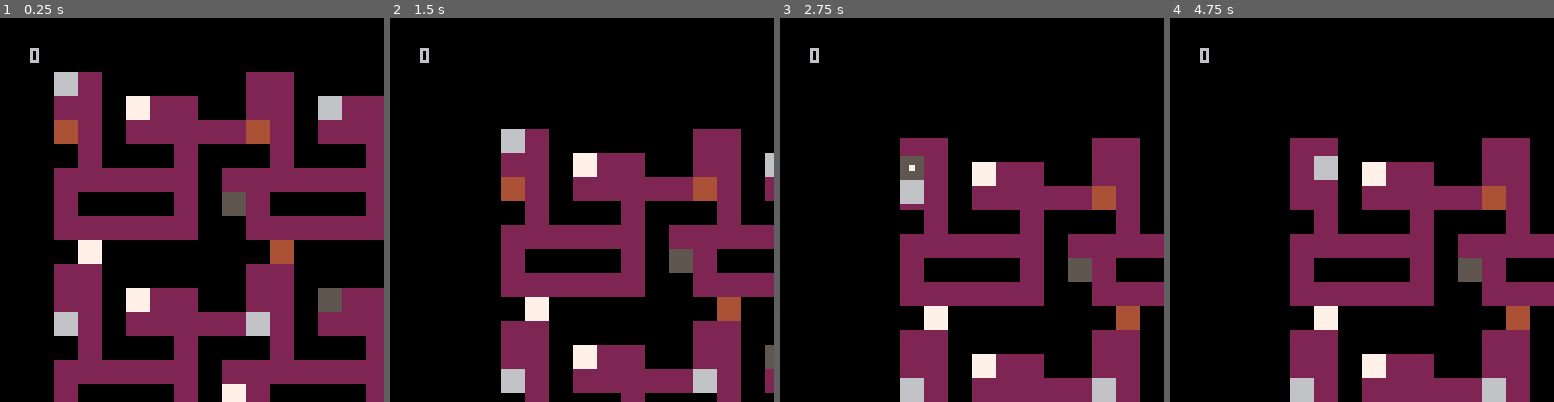
Above: before the commit, frames 1-4 (left to right).
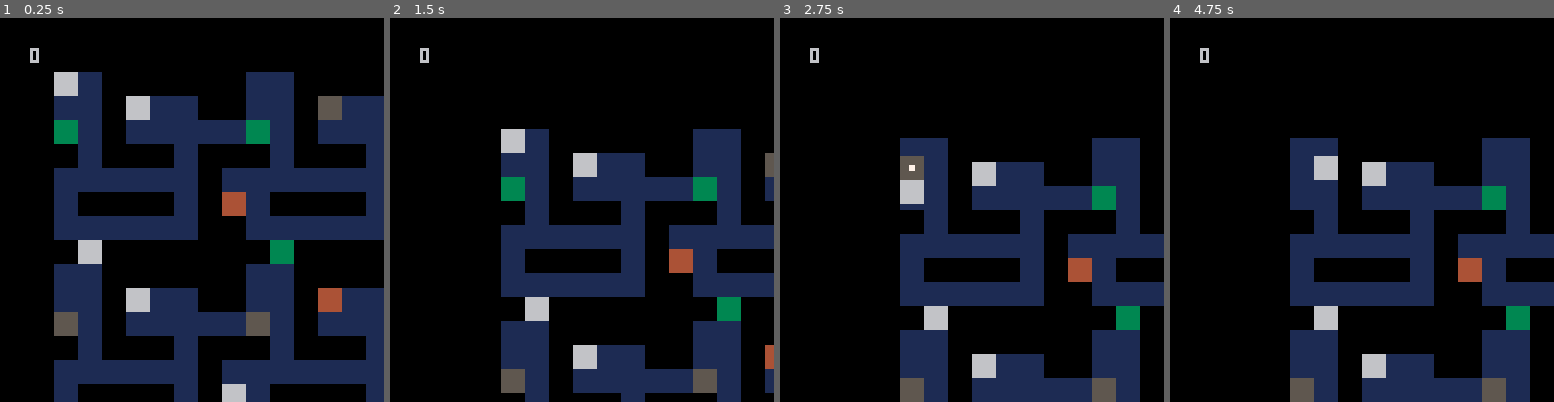
Above: after the commit, the same moments.

Repository: t-mw/superstar
Game: PICO-8 cartridge ld43.p8
The game is run twice, just before and just after one commit, with the same random seed, the same clock (stepped at 60 frames per second) and the same inputs.
Inputs:
- Up to frame 1 (0.25 s): no input
- Up to frame 2 (1.5 s): tap O (Z key) at 0.33, 0.7, 1.43 s; tap X (X key) at 1.07 s
- Up to frame 3 (2.75 s): hold Left 1.97-2.37 s; tap X (X key) at 2.07, 2.4, 2.73 s; tap O (Z key) at 2.22 s; hold Down from 2.42 s (still down)
- Up to frame 4 (4.75 s): release Down at 2.82 s; hold Right 2.87-3.53 s; tap X (X key) every 0.33 s from 3.07 to 4.73 s; tap O (Z key) at 3.1, 3.98 s; hold Up 3.58-4.08 s; hold Right 4.13-4.53 s; hold Down from 4.58 s (still down)

The runs differ from the first frame. In frame 1, 41% of the frame differs, in the area x 14-100%, y 14-100%; in frame 2, 27%; in frame 3, 26%; in frame 4, 26%.

Commit message:
Update sprites

Diff:
--- a/ld43.p8
+++ b/ld43.p8
@@ -26,13 +26,12 @@
 
 local tile_types = {
    empty = 0,
-   wall = 1,
-   floor = 2,
-   placeholder = 3,
-   source_1 = 4,
-   source_2 = 5,
-   source_3 = 6,
-   destination = 7
+   floor = 1,
+   placeholder = 2,
+   source_1 = 3,
+   source_2 = 4,
+   source_3 = 5,
+   destination = 6
 }
 
 function is_empty_tile_type(tile_type)
@@ -125,11 +124,11 @@
 function get_tail_sprite(tail_item, player_position)
    local value = get_tail_value(tail_item, player_position)
    if value < 10 then
+      return 6
+   elseif value < 20 then
       return 5
-   elseif value < 20 then
+   else
       return 4
-   else
-      return 3
    end
 end
 
@@ -375,28 +374,28 @@
 end
 
 __gfx__
-00000000666666661111111155555555555555555555555500000000000000000000000000000000000000000000000000000000000000000000000000000000
-00000000666666661111111159999995555555555555555500000000000000000000000000000000000000000000000000000000000000000000000000000000
-0070070066666666111111115999999555aaaa555555555500000000000000000000000000000000000000000000000000000000000000000000000000000000
-0007700066666666111111115999999555aaaa555557755500000000000000000000000000000000000000000000000000000000000000000000000000000000
-0007700066666666111111115999999555aaaa555557755500000000000000000000000000000000000000000000000000000000000000000000000000000000
-0070070066666666555555555999999555aaaa555555555500000000000000000000000000000000000000000000000000000000000000000000000000000000
-00000000666666665555555559999995555555555555555500000000000000000000000000000000000000000000000000000000000000000000000000000000
-00000000666666665555555555555555555555555555555500000000000000000000000000000000000000000000000000000000000000000000000000000000
+0000000066666666bbbbbbbb11111111555555555555555555555555000000000000000000000000000000000000000000000000000000000000000000000000
+0000000066666666bbbbbbbb11111111599999955555555555555555000000000000000000000000000000000000000000000000000000000000000000000000
+0070070066666666bbbbbbbb111111115999999555aaaa5555555555000000000000000000000000000000000000000000000000000000000000000000000000
+0007700066666666bbbbbbbb111111115999999555aaaa5555577555000000000000000000000000000000000000000000000000000000000000000000000000
+0007700066666666bbbbbbbb111111115999999555aaaa5555577555000000000000000000000000000000000000000000000000000000000000000000000000
+0070070066666666bbbbbbbb555555555999999555aaaa5555555555000000000000000000000000000000000000000000000000000000000000000000000000
+0000000066666666bbbbbbbb55555555599999955555555555555555000000000000000000000000000000000000000000000000000000000000000000000000
+0000000066666666bbbbbbbb55555555555555555555555555555555000000000000000000000000000000000000000000000000000000000000000000000000
 __map__
-0202000000000000000000000000000000000000000000000000000000000000000000000000000000000000000000000000000000000000000000000000000000000000000000000000000000000000000000000000000000000000000000000000000000000000000000000000000000000000000000000000000000000000
-0202000302020000020202020202020000000000000000000000000000000000000000000000000000000000000000000000000000000000000000000000000000000000000000000000000000000000000000000000000000000000000000000000000000000000000000000000000000000000000000000000000000000000
-0302000202020202020003020300020000000000000000000000000000000000000000000000000000000000000000000000000000000000000000000000000000000000000000000000000000000000000000000000000000000000000000000000000000000000000000000000000000000000000000000000000000000000
-0002000000020000000000000000020000000000000000000000000000000000000000000000000000000000000000000000000000000000000000000000000000000000000000000000000000000000000000000000000000000000000000000000000000000000000000000000000000000000000000000000000000000000
-0202020202020002020002020202020000000000000000000000000000000000000000000000000000000000000000000000000000000000000000000000000000000000000000000000000000000000000000000000000000000000000000000000000000000000000000000000000000000000000000000000000000000000
-0200000000020003020202030002000000000000000000000000000000000000000000000000000000000000000000000000000000000000000000000000000000000000000000000000000000000000000000000000000000000000000000000000000000000000000000000000000000000000000000000000000000000000
-0202020202020000000200000002020200000000000000000000000000000000000000000000000000000000000000000000000000000000000000000000000000000000000000000000000000000000000000000000000000000000000000000000000000000000000000000000000000000000000000000000000000000000
-0003000000000000000202020202000200000000000000000000000000000000000000000000000000000000000000000000000000000000000000000000000000000000000000000000000000000000000000000000000000000000000000000000000000000000000000000000000000000000000000000000000000000000
-0000000000000200000000000000000000000000000000000000000000000000000000000000000000000000000000000000000000000000000000000000000000000000000000000000000000000000000000000000000000000000000000000000000000000000000000000000000000000000000000000000000000000000
-0002020202020200000000000000000000000000000000000000000000000000000000000000000000000000000000000000000000000000000000000000000000000000000000000000000000000000000000000000000000000000000000000000000000000000000000000000000000000000000000000000000000000000
-0002000000000000000000000000000000000000000000000000000000000000000000000000000000000000000000000000000000000000000000000000000000000000000000000000000000000000000000000000000000000000000000000000000000000000000000000000000000000000000000000000000000000000
-0002020202020200000000000000000000000000000000000000000000000000000000000000000000000000000000000000000000000000000000000000000000000000000000000000000000000000000000000000000000000000000000000000000000000000000000000000000000000000000000000000000000000000
-0000000000000203000000000000000000000000000000000000000000000000000000000000000000000000000000000000000000000000000000000000000000000000000000000000000000000000000000000000000000000000000000000000000000000000000000000000000000000000000000000000000000000000
-0002030000020202000000000000000000000000000000000000000000000000000000000000000000000000000000000000000000000000000000000000000000000000000000000000000000000000000000000000000000000000000000000000000000000000000000000000000000000000000000000000000000000000
-0002020202020000000000000000000000000000000000000000000000000000000000000000000000000000000000000000000000000000000000000000000000000000000000000000000000000000000000000000000000000000000000000000000000000000000000000000000000000000000000000000000000000000
-0000000000020000000000000000000000000000000000000000000000000000000000000000000000000000000000000000000000000000000000000000000000000000000000000000000000000000000000000000000000000000000000000000000000000000000000000000000000000000000000000000000000000000
+0101000000000000000000000000000000000000000000000000000000000000000000000000000000000000000000000000000000000000000000000000000000000000000000000000000000000000000000000000000000000000000000000000000000000000000000000000000000000000000000000000000000000000
+0101000201010000010101010101010000000000000000000000000000000000000000000000000000000000000000000000000000000000000000000000000000000000000000000000000000000000000000000000000000000000000000000000000000000000000000000000000000000000000000000000000000000000
+0201000101010101010002010200010000000000000000000000000000000000000000000000000000000000000000000000000000000000000000000000000000000000000000000000000000000000000000000000000000000000000000000000000000000000000000000000000000000000000000000000000000000000
+0001000000010000000000000000010000000000000000000000000000000000000000000000000000000000000000000000000000000000000000000000000000000000000000000000000000000000000000000000000000000000000000000000000000000000000000000000000000000000000000000000000000000000
+0101010101010001010001010101010000000000000000000000000000000000000000000000000000000000000000000000000000000000000000000000000000000000000000000000000000000000000000000000000000000000000000000000000000000000000000000000000000000000000000000000000000000000
+0100000000010002010101020001000000000000000000000000000000000000000000000000000000000000000000000000000000000000000000000000000000000000000000000000000000000000000000000000000000000000000000000000000000000000000000000000000000000000000000000000000000000000
+0101010101010000000100000001010100000000000000000000000000000000000000000000000000000000000000000000000000000000000000000000000000000000000000000000000000000000000000000000000000000000000000000000000000000000000000000000000000000000000000000000000000000000
+0002000000000000000101010101000100000000000000000000000000000000000000000000000000000000000000000000000000000000000000000000000000000000000000000000000000000000000000000000000000000000000000000000000000000000000000000000000000000000000000000000000000000000
+0000000000000100000000000000000000000000000000000000000000000000000000000000000000000000000000000000000000000000000000000000000000000000000000000000000000000000000000000000000000000000000000000000000000000000000000000000000000000000000000000000000000000000
+0001010101010100000000000000000000000000000000000000000000000000000000000000000000000000000000000000000000000000000000000000000000000000000000000000000000000000000000000000000000000000000000000000000000000000000000000000000000000000000000000000000000000000
+0001000000000000000000000000000000000000000000000000000000000000000000000000000000000000000000000000000000000000000000000000000000000000000000000000000000000000000000000000000000000000000000000000000000000000000000000000000000000000000000000000000000000000
+0001010101010100000000000000000000000000000000000000000000000000000000000000000000000000000000000000000000000000000000000000000000000000000000000000000000000000000000000000000000000000000000000000000000000000000000000000000000000000000000000000000000000000
+0000000000000102000000000000000000000000000000000000000000000000000000000000000000000000000000000000000000000000000000000000000000000000000000000000000000000000000000000000000000000000000000000000000000000000000000000000000000000000000000000000000000000000
+0001020000010101000000000000000000000000000000000000000000000000000000000000000000000000000000000000000000000000000000000000000000000000000000000000000000000000000000000000000000000000000000000000000000000000000000000000000000000000000000000000000000000000
+0001010101010000000000000000000000000000000000000000000000000000000000000000000000000000000000000000000000000000000000000000000000000000000000000000000000000000000000000000000000000000000000000000000000000000000000000000000000000000000000000000000000000000
+0000000000010000000000000000000000000000000000000000000000000000000000000000000000000000000000000000000000000000000000000000000000000000000000000000000000000000000000000000000000000000000000000000000000000000000000000000000000000000000000000000000000000000
